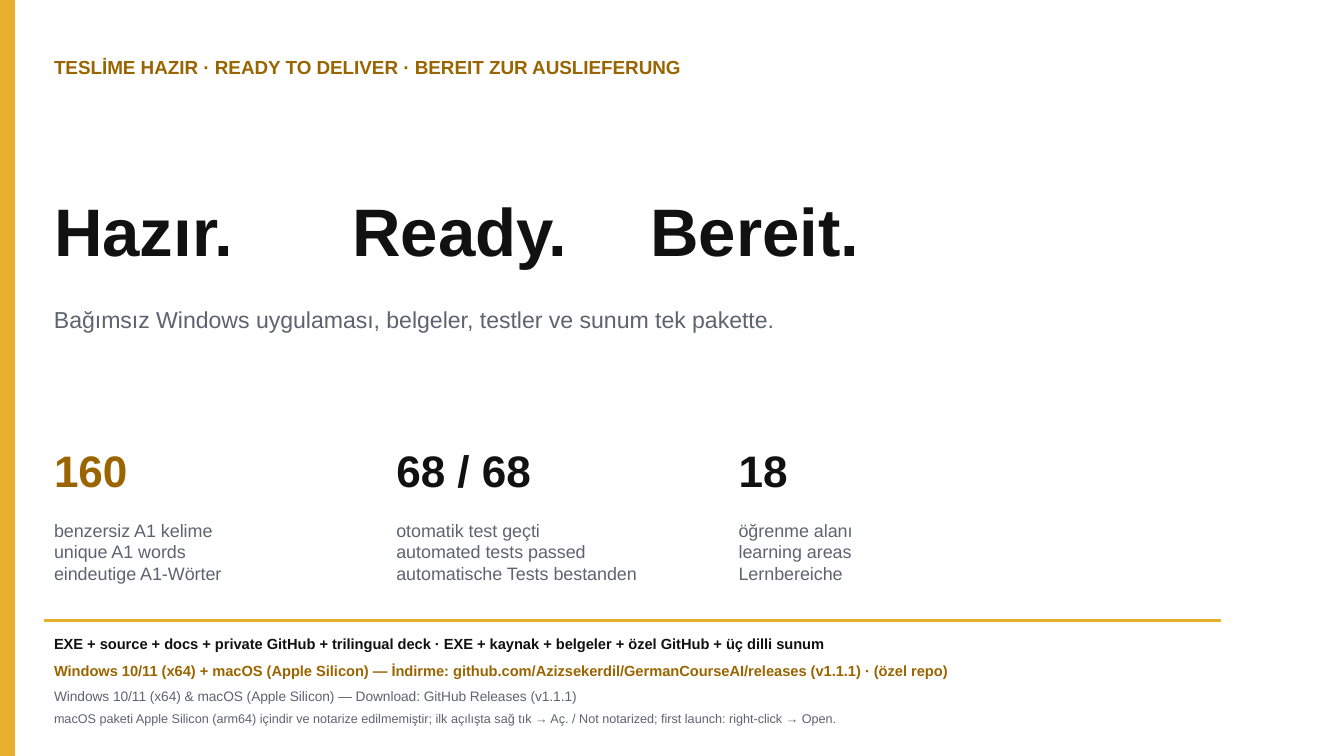
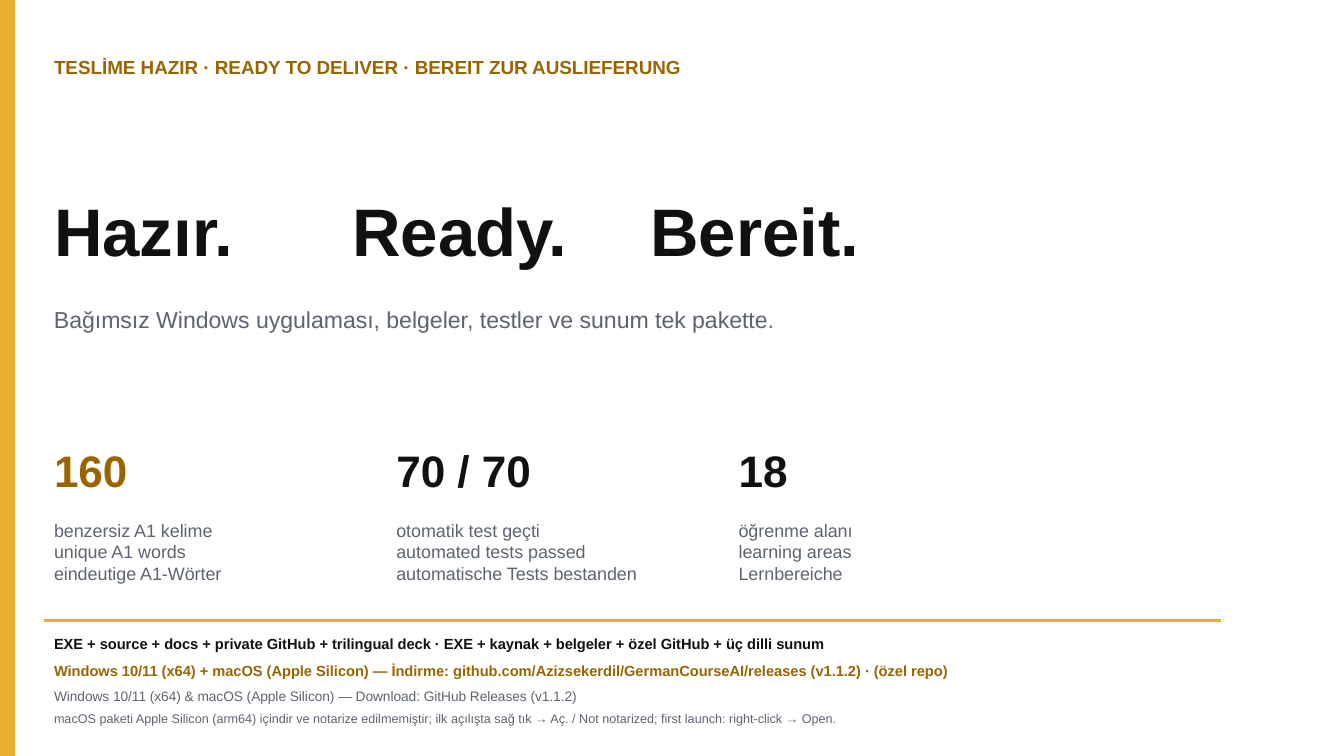
Before and after one commit to Azizsekerdil/GermanCourseAI, a slide deck: slide 6 of docs/presentation/German-Course-AI-Trilingual.pptx. Drawn at 1344x756 pixels with LibreOffice and Linux fonts; fonts in the diff are those of the drawing. Boxes give left, top, right and bottom in pixels: in the first picture for what was removed or moved away, otherwise in the second. Text is boxed around its words. In the diff, an @@ line names an element or a change of style, - is before the commit and + after.

```diff
--- a/docs/presentation/German-Course-AI-Trilingual.pptx
+++ b/docs/presentation/German-Course-AI-Trilingual.pptx
@@ text at (396,456,531,488): text changed @@
-68 / 68
+70 / 70
@@ text at (54,665,948,679): text changed @@
-Windows 10/11 (x64) + macOS (Apple Silicon) — İndirme: github.com/Azizsekerdil/GermanCourseAI/releases (v1.1.1) · (özel repo)
+Windows 10/11 (x64) + macOS (Apple Silicon) — İndirme: github.com/Azizsekerdil/GermanCourseAI/releases (v1.1.2) · (özel repo)
@@ text at (54,691,577,704): text changed @@
-Windows 10/11 (x64) & macOS (Apple Silicon) — Download: GitHub Releases (v1.1.1)
+Windows 10/11 (x64) & macOS (Apple Silicon) — Download: GitHub Releases (v1.1.2)
```
Also in this commit, not shown: 2 other files.
